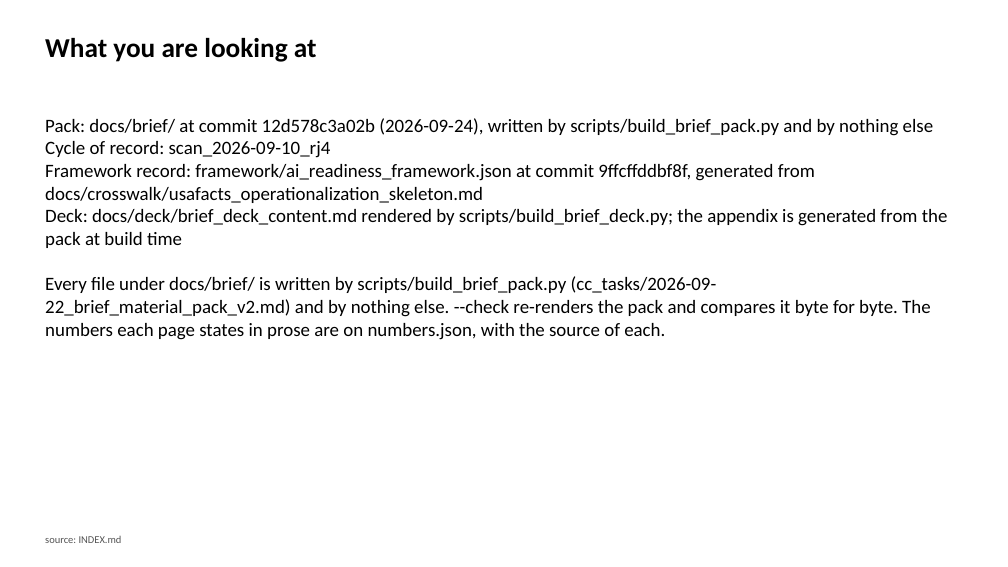
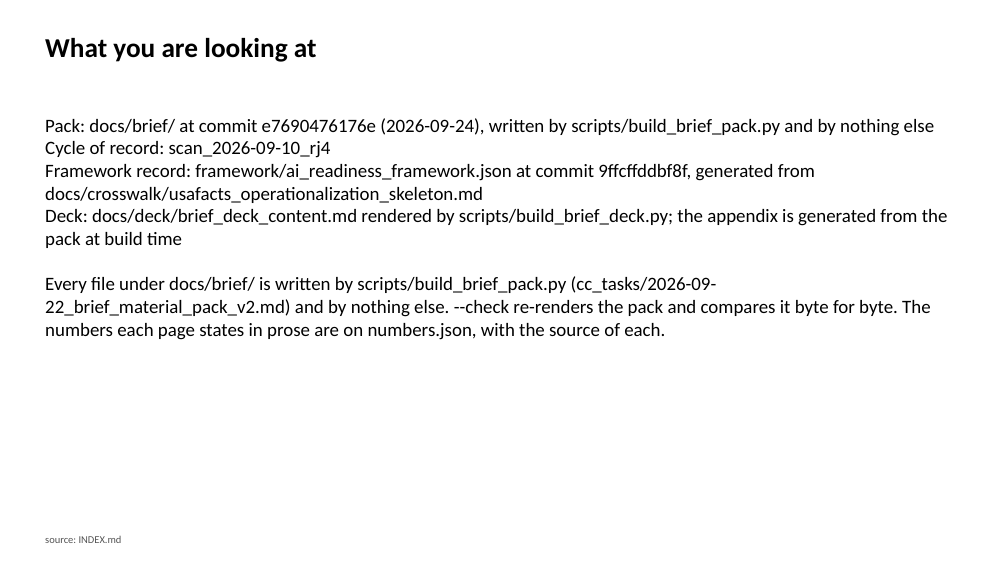
Before and after one commit to brockwebb/ai-readiness-kg, a slide deck: slide 14 of docs/deck/brief_deck.pptx. Drawn at 1008x567 pixels with LibreOffice and Linux fonts; fonts in the diff are those of the drawing. Boxes give left, top, right and bottom in pixels: in the first picture for what was removed or moved away, otherwise in the second. Text is boxed around its words. In the diff, an @@ line names an element or a change of style, - is before the commit and + after.

```diff
--- a/docs/deck/brief_deck.pptx
+++ b/docs/deck/brief_deck.pptx
@@ text at [45,118,935,136]: text changed @@
-Pack: docs/brief/ at commit 12d578c3a02b (2026-09-24), written by scripts/build_brief_pack.py and by nothing else
+Pack: docs/brief/ at commit e7690476176e (2026-09-24), written by scripts/build_brief_pack.py and by nothing else
```
Also in this commit, not shown: 3 other slides changed, 4 other files.
